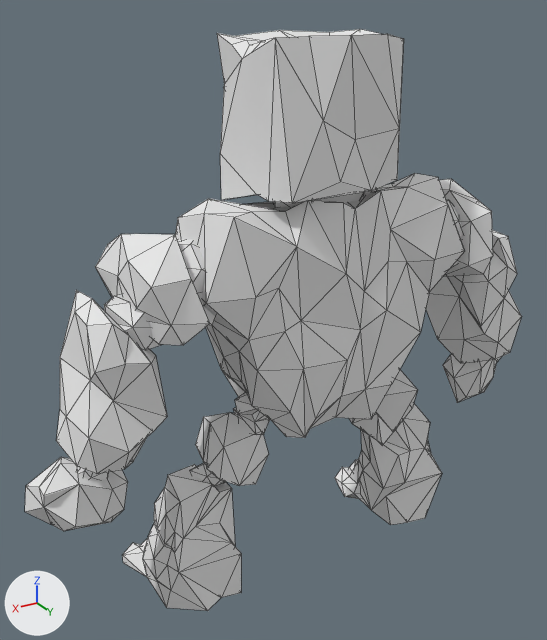
The OBJ model assets/models/Golem.obj as it was, and as the next commit left it.
One viewpoint serves both versions: a 50 mm lens placed at (6.98, 10.35, 10.29), pointed at (0.55, -0.36, 4.93). Every picture has the same lights, and +X, +Y and +Z are marked at lower left. Mesh edges are drawn as thin lines. Where no turn or scale is listed for an object, it has been applied to the vertices.

Objects in the first picture: 'ARTICULACIONES.001', 'CUERPO.004'.
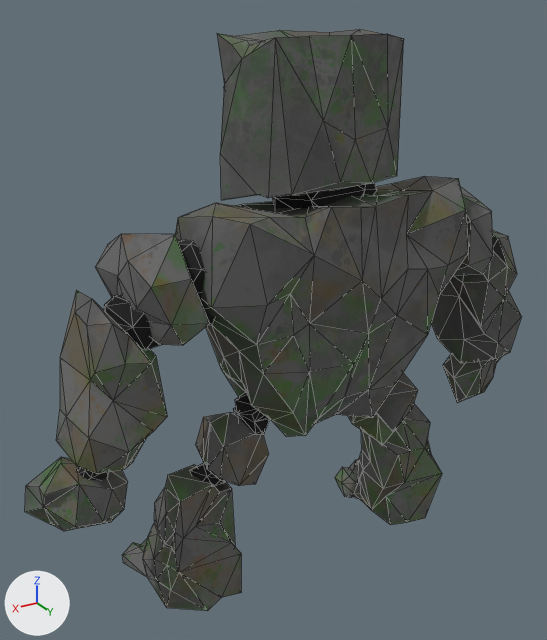
Boxes (x1, y1, x2, y2) around the edits, measured in the pictures (547 x 640 px; the box of a moved part takes in the faces that stretch with it):
'CUERPO.004', recoloured, reshaped
    both: (25, 29, 522, 611)
'ARTICULACIONES.001', recoloured (grey to black)
    both: (77, 183, 478, 486)
part 1 of me_cuerpo_004, moved or reshaped
    before: (178, 34, 464, 438)
    after: (178, 34, 469, 437)

Edits to the bpy script that builds the scene:
```text
Add img_golem_texture_png:
    img_golem_texture_png = load_image('Golem_texture.png', 'textures/entity_textures/Golem_texture.png', 1024, 1024, 'sRGB')
Add mat_golem:
    mat_golem = principled_material('Golem')
    mat_golem.texture = img_golem_texture_png
    mat_golem.roughness = 1.0
Add mat_golem_articulaciones:
    mat_golem_articulaciones = principled_material('Golem_articulaciones')
    mat_golem_articulaciones.texture = img_golem_texture_png
    mat_golem_articulaciones.roughness = 1.0
Change me_articulaciones_001:
    where me_articulaciones_001.from_pydata(...)  # 249 vertices, 454 faces; spans x -4.5..4.5, y -0.65..0.87, z 2.05..8.02
    remove me_articulaciones_001.materials.append(mat_material_golem_articulaciones_002)  # white #e7e7e7
    add me_articulaciones_001.materials.append(mat_golem_articulaciones)  # picture img_golem_texture_png
Change me_cuerpo_004:
    used by ob_cuerpo_004; location = (0.0, 0.0, 0.0)
    remove me_cuerpo_004.from_pydata(...)  # 699 vertices, 1193 faces; spans x -5.24..5.24, y -1.52..1.19, z 0.01..9.75
    remove me_cuerpo_004.materials.append(mat_material_golem_002)  # white #e7e7e7
    add me_cuerpo_004.from_pydata(...)  # 699 vertices, 1193 faces; spans x -5.24..5.24, y -1.52..1.52, z 0.01..9.75
    me_cuerpo_004 part 1: 53 of 699 vertices moved; they spanned x -2.57..2.52, y -0.2..1.18, z 3.11..8.34 and now span x -2.53..2.54, y 0.08..1.52, z 3.17..8.34; mean shift (0.01, 0.27, 0.03); largest move (0.51, 0.6, 7.32) -> (0.53, 1.27, 7.37)
    add me_cuerpo_004.materials.append(mat_golem)  # picture img_golem_texture_png
```
